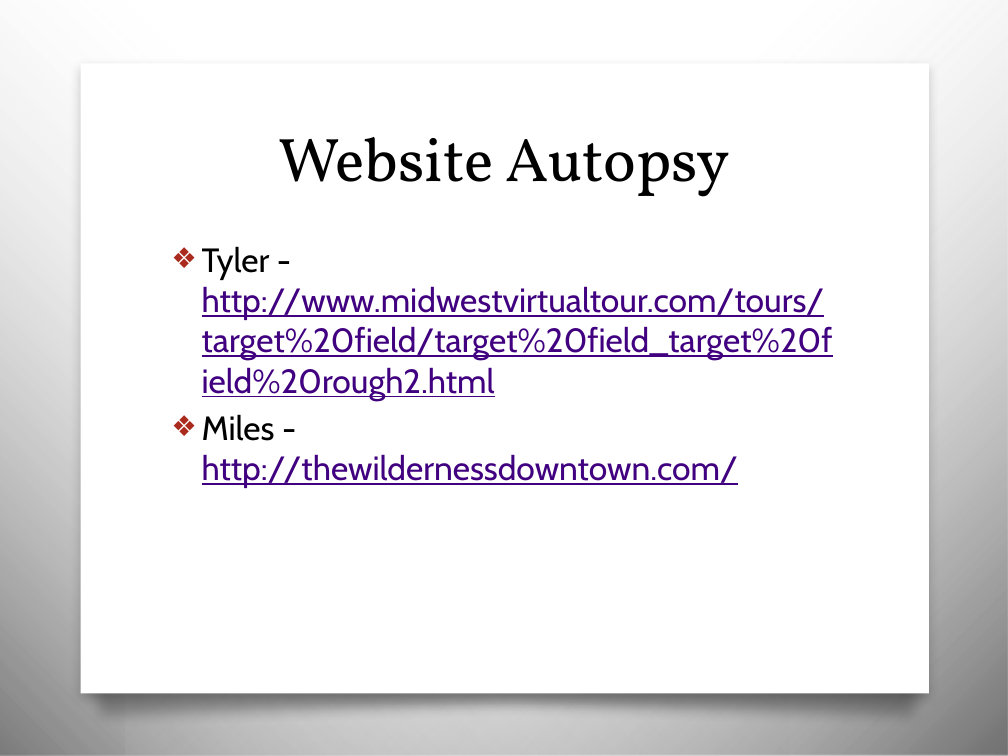
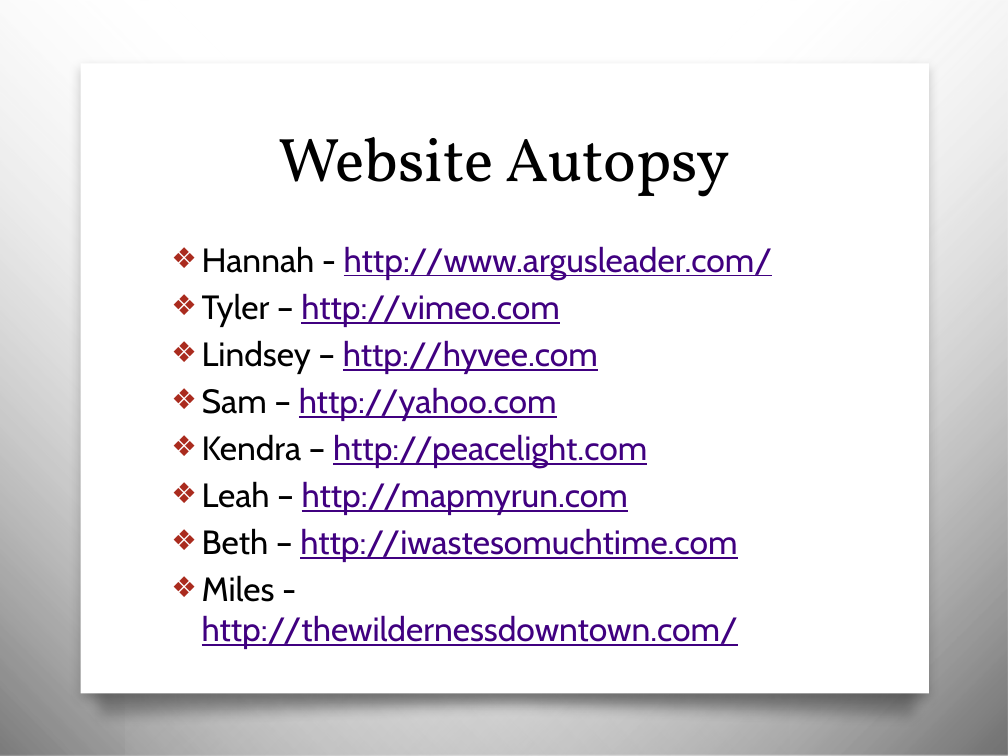
Before and after one commit to awayken/USF-ART329, a slide deck: slide 4 of slides/classthree/slides.pptx (slide 5 before the commit). Drawn at 1008x756 pixels with LibreOffice and Linux fonts; fonts in the diff are those of the drawing; background and template pictures are left out. Boxes give left, top, right and bottom in pixels: in the first picture for what was removed or moved away, otherwise in the second. Text is boxed around its words. In the diff, an @@ line names an element or a change of style, - is before the commit and + after.

```diff
--- a/slides/classthree/slides.pptx
+++ b/slides/classthree/slides.pptx
@@ text at (202,246,773,562): text changed @@
-❖ Tyler - http://www.midwestvirtualtour.com/tours/target%20field/target%20field_target%20field%20rough2.html
+❖ Hannah - http://www.argusleader.com/
+❖ Tyler – http://vimeo.com
+❖ Lindsey – http://hyvee.com
+❖ Sam – http://yahoo.com
+❖ Kendra – http://peacelight.com
+❖ Leah – http://mapmyrun.com
+❖ Beth – http://iwastesomuchtime.com
```
Also in this commit, not shown: 7 other slides changed, 25 slides added, 19 slides removed.
